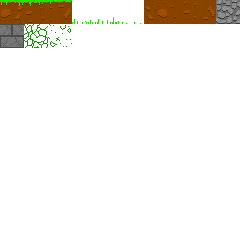
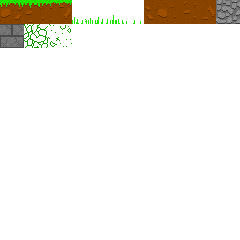
Comparing the layer stacks of the two 240 x 240 images. Changes:
painted on "Grass1" over [0, 1, 24, 8]
painted on "Grass2" over [24, 1, 48, 9]
painted on "Grass3" over [48, 0, 72, 7]
painted on "GrassTop1" over [72, 17, 96, 24]
painted on "GrassTop2" over [96, 15, 120, 24]
painted on "GrassTop3" over [122, 20, 141, 24]
